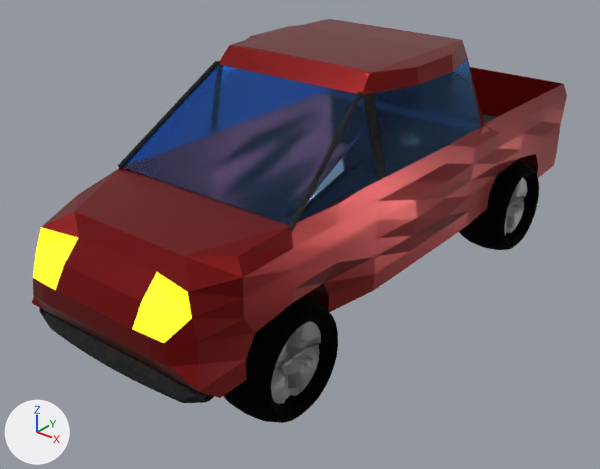
The Blender file Assets/pickup_truck.blend as it was, and as the next commit left it.
Both versions are drawn from a camera (50 mm lens) standing at (1.161, -1.632, 1.165) and looking at (-0.052, -0.115, 0.225). Lighting does not change. The marker at lower left points along +X, +Y and +Z.

In view in the first picture: 'Cylinder', 'Cylinder.001', 'Truck Body', 'wheel.001', 'wheel.002'.
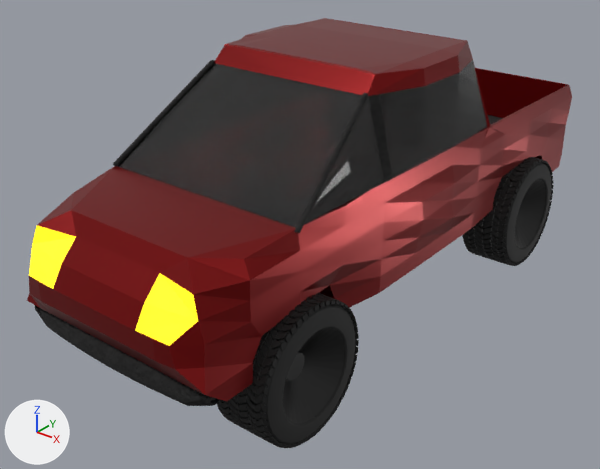
Commit message: Making truck better

Location of each change, (x1, y1, x2, y2) in pixels of the pictures (600 x 469 px):
'Truck Body', recoloured, rescaled: before (32, 19, 567, 403); after (27, 18, 572, 406)
'wheel.002', deleted: before (223, 295, 338, 423)
'Tire1.002', added (black): after (225, 305, 355, 444)
'Tread.001', added (black): after (217, 293, 359, 448)
'Cylinder.003', added (black): after (283, 328, 345, 423)
'wheel.001', deleted: before (459, 160, 539, 250)
'Tread.003', added (black): after (462, 157, 553, 266)
'Tire3.002', added (black): after (471, 163, 551, 263)
'Cylinder.002', added (black): after (515, 180, 546, 248)
part 1 of me_cube, recoloured: (123, 64, 357, 225) in both
part 2 of me_cylinder_002, recoloured: before (271, 321, 321, 404)

Diff of the bpy script that builds the scene:
```diff
--- a/Assets/pickup_truck.blend.py
+++ b/Assets/pickup_truck.blend.py
@@ mat_material_011 @@
+mat_material_011 = principled_material('Material.011')
+mat_material_011.base_color = (0.00252, 0.00684, 0.00925)  # black #081418
+mat_material_011.roughness = 0.0
+mat_material_011.alpha = 0.868
+mat_material_011.specular_ior_level = 0.0
+mat_material_011.specular_tint = (1.0, 1.0, 1.0)  # white #ffffff
+mat_material_011.transmission_weight = 1.0
@@ me_cube @@
 me_cube.from_pydata(...)  # 950 vertices, 750 faces, 3 loose edges; spans x -1.0..0.98, y -1.13..1.14, z -1.23..1.08
 # used by ob_truck_body; location = (0.0, 0.0, 0.461); rotation_euler = (0.0, 0.0, -1.571), in degrees (0, 0, -90); scale = (0.827, 0.232, 0.232)
+# me_cube part 1: all 30 faces that had it switch from mat_material_002 to mat_material_011 (black #081418)
 me_cube.materials.append(mat_material)
+me_cube.materials.append(mat_material_005)
 me_cube.materials.append(mat_material_005)
@@ me_cube @@
 me_cube.materials.append(mat_material_004)
-me_cube.materials.append(mat_material_005)
@@ me_cylinder_002 @@
 me_cylinder_002.from_pydata(...)  # 416 vertices, 386 faces; spans x -5.82..-3.82, y 1.79..3.79, z -1.14..1.09
 # used by ob_cylinder; location = (0.0, 0.0, 0.461); rotation_euler = (1.571, 0.0, -1.571), in degrees (90, 0, -90); scale = (-0.106, -0.106, 0.22)
-me_cylinder_002.materials.append(mat_material_001)  # black #161616
+# me_cylinder_002 part 2: all 276 faces that had it switch from mat_material_006 (grey #878787) to mat_material_011 (black #081418)
+me_cylinder_002.materials.append(mat_material_008)  # black #161616
@@ ob_truck_body @@
 ob_truck_body.rotation_euler = (0.0, 0.0, -1.571)  # degrees (0, 0, -90)
-ob_truck_body.scale = (0.827, 0.232, 0.232)
+ob_truck_body.scale = (0.827, 0.248, 0.232)
 _m = ob_truck_body.modifiers.new('Solidify', 'SOLIDIFY')
@@ ob_wheel_001 @@
-ob_wheel_001 = bpy.data.objects.new('wheel.001', me_torus_001)
@@ ob_wheel_002 @@
-ob_wheel_002 = bpy.data.objects.new('wheel.002', me_torus_002)
@@ ob_cylinder_002 @@
+ob_cylinder_002 = bpy.data.objects.new('Cylinder.002', me_cylinder_001)  # 192 vertices, 130 faces; spans x -1.0..1.0, y -1.0..1.0, z -1.0..1.0; in mat_material_021 (black #404040); modifiers SOLIDIFY
+ob_cylinder_002.location = (0.0, 0.519, 0.16)
+ob_cylinder_002.rotation_euler = (0.0, 1.571, 0.0)  # degrees (0, 90, 0)
+ob_cylinder_002.scale = (0.107, 0.107, 0.303)
@@ ob_cylinder_003 @@
+ob_cylinder_003 = bpy.data.objects.new('Cylinder.003', me_cylinder)  # 224 vertices, 162 faces; spans x -1.0..1.0, y -1.0..1.0, z -1.0..1.0; in mat_material_021 (black #404040); modifiers SOLIDIFY
+ob_cylinder_003.location = (0.0, -0.51, 0.16)
+ob_cylinder_003.rotation_euler = (0.0, 1.571, 0.0)  # degrees (0, 90, 0)
+ob_cylinder_003.scale = (0.107, 0.107, 0.303)
@@ ob_tire1_002 @@
+ob_tire1_002 = bpy.data.objects.new('Tire1.002', me_circle_447)  # 1050 vertices, 920 faces; spans x -1.0..1.0, y -0.41..0.41, z -1.0..1.0; in mat_material_015 (black #141414); modifiers SOLIDIFY
+ob_tire1_002.location = (0.232, -0.509, 0.159)
+ob_tire1_002.rotation_euler = (0.0, 0.0, 1.571)  # degrees (0, 0, 90)
+ob_tire1_002.scale = (0.155, 0.182, 0.155)
@@ ob_tire3_002 @@
+ob_tire3_002 = bpy.data.objects.new('Tire3.002', me_circle_447.copy())  # modifiers SOLIDIFY
+ob_tire3_002.location = (0.232, 0.519, 0.159)
+ob_tire3_002.rotation_euler = (0.0, 0.0, 1.571)  # degrees (0, 0, 90)
+ob_tire3_002.scale = (0.155, 0.182, 0.155)
@@ ob_tread_001 @@
+ob_tread_001 = bpy.data.objects.new('Tread.001', me_plane_001)  # 4240 vertices, 3392 faces; spans x -1.02..1.02, y -0.36..0.36, z -1.02..1.02; in mat_material_014 (black #141414)
+ob_tread_001.location = (0.233, -0.509, 0.159)
+ob_tread_001.rotation_euler = (0.0, 0.0, 1.571)  # degrees (0, 0, 90)
+ob_tread_001.scale = (0.159, 0.192, 0.159)
@@ ob_tread_003 @@
+ob_tread_003 = bpy.data.objects.new('Tread.003', me_plane_001.copy())
+ob_tread_003.location = (0.233, 0.518, 0.159)
+ob_tread_003.rotation_euler = (0.0, 0.0, 1.571)  # degrees (0, 0, 90)
+ob_tread_003.scale = (0.159, 0.192, 0.159)
```
